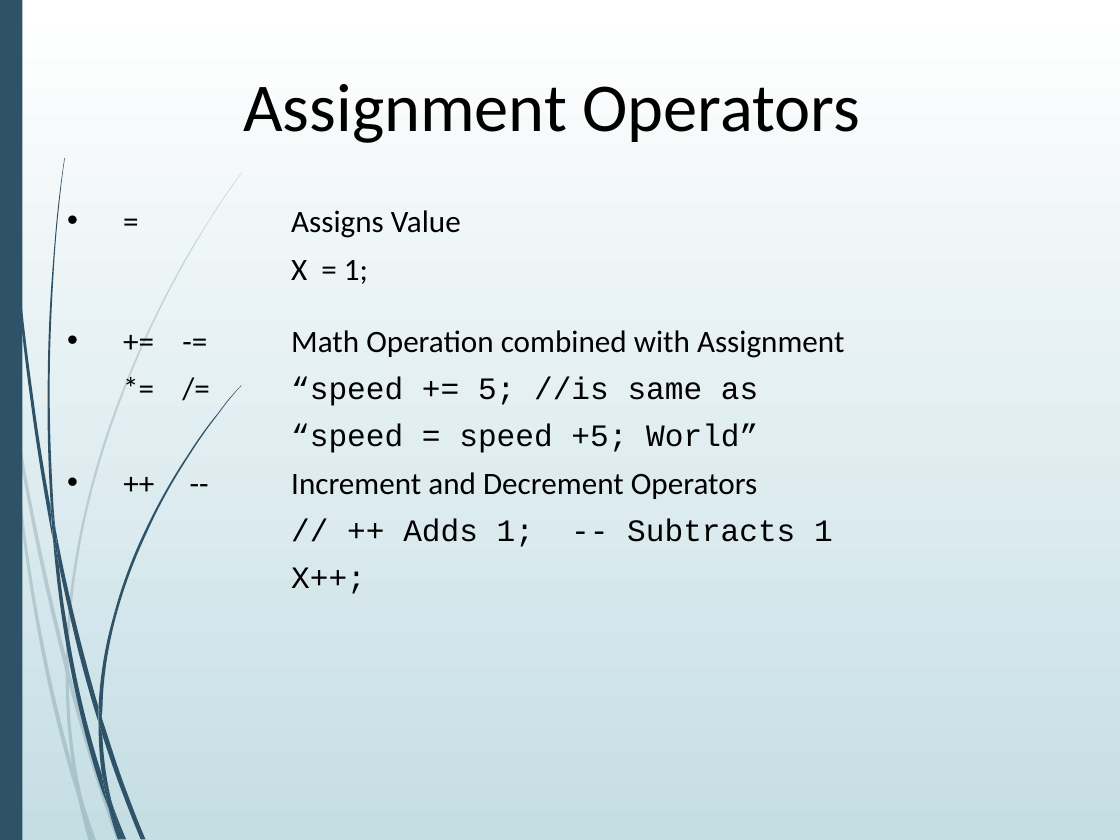
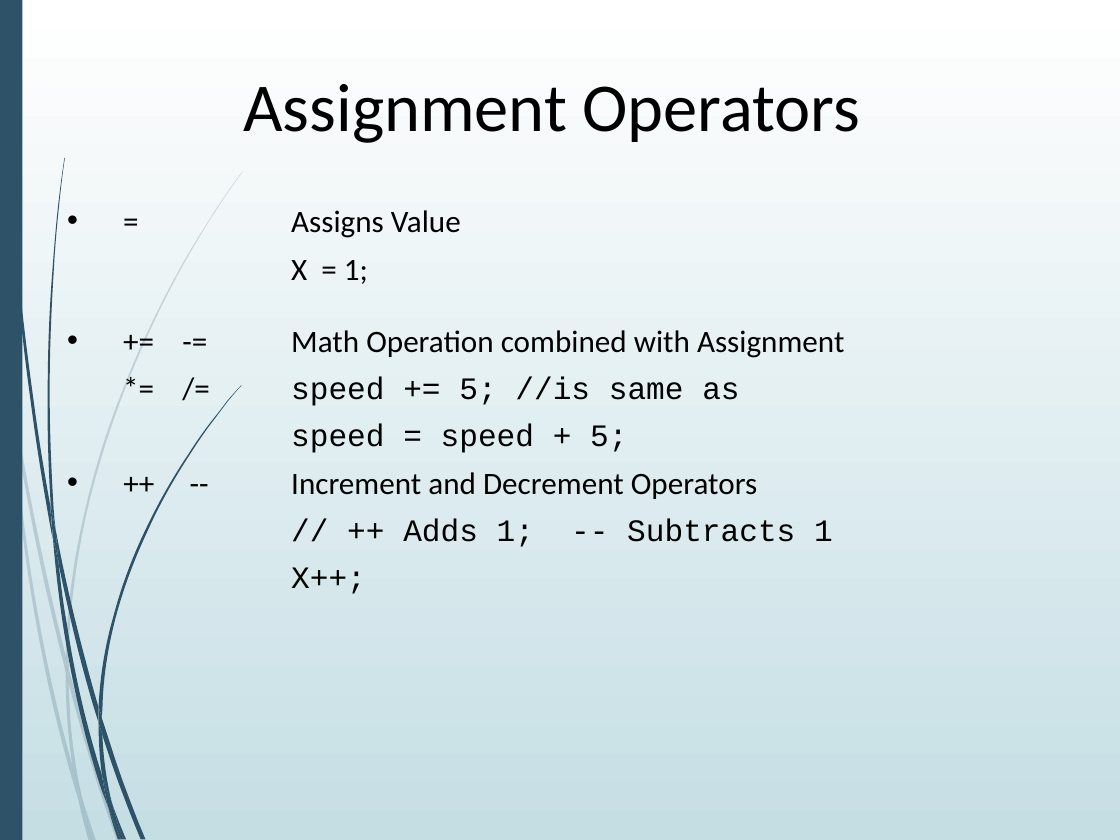
Before and after one commit to AGGP-NHTI/AGGP101c, a slide deck: slide 13 of LABS/LAB02/LAB02_ppt1_ScriptsVariables.pptx. Drawn at 1120x840 pixels with LibreOffice and Linux fonts; fonts in the diff are those of the drawing. Boxes give left, top, right and bottom in pixels: in the first picture for what was removed or moved away, otherwise in the second. Text is boxed around its words. In the diff, an @@ line names an element or a change of style, - is before the commit and + after.

```diff
--- a/LABS/LAB02/LAB02_ppt1_ScriptsVariables.pptx
+++ b/LABS/LAB02/LAB02_ppt1_ScriptsVariables.pptx
@@ text at <box>291,377,739,453</box>: text changed @@
-*= /= “speed += 5; //is same as
-“speed = speed +5; World”
+*= /= speed += 5; //is same as
+speed = speed + 5;
```
Also in this commit, not shown: 1 other slide changed.
